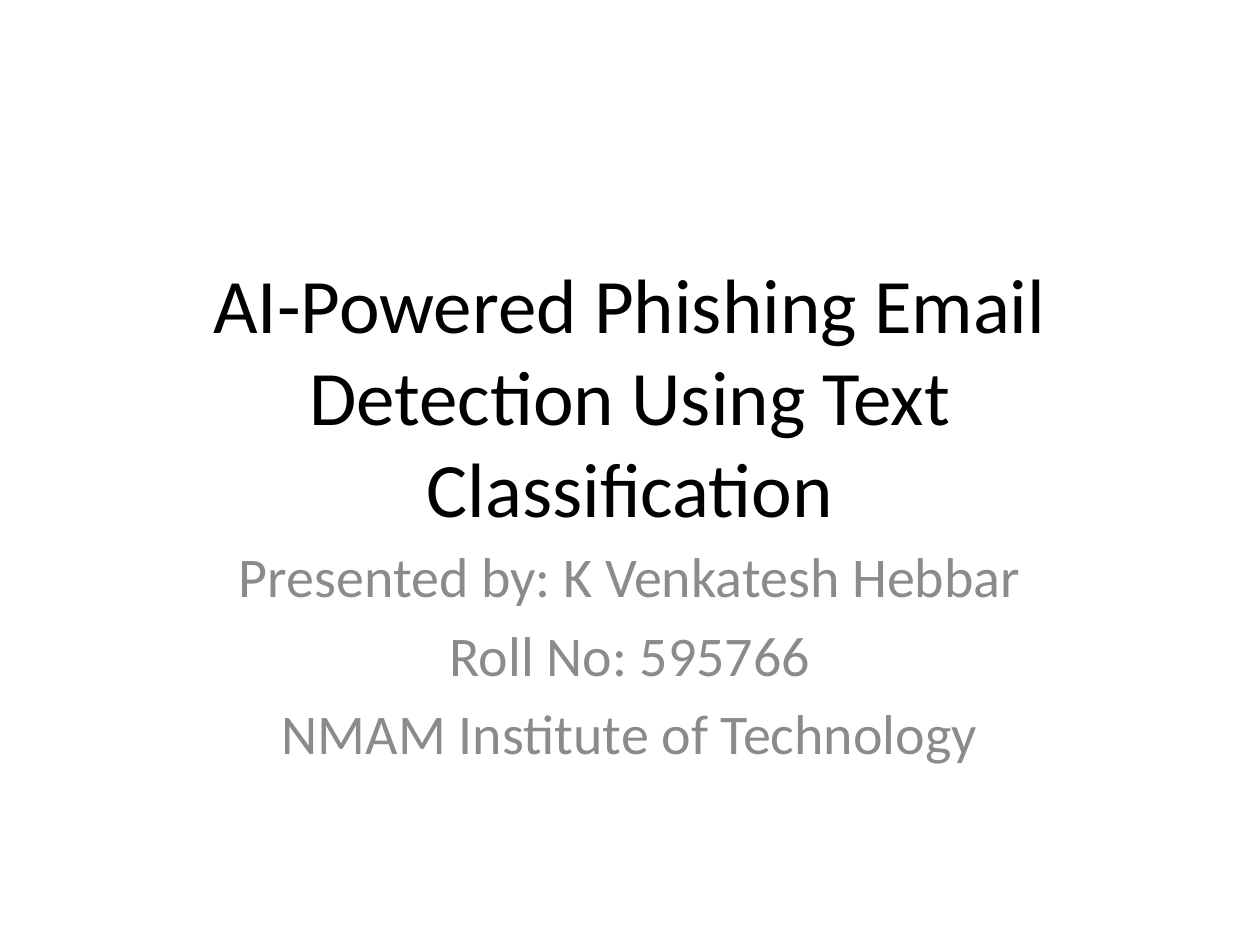
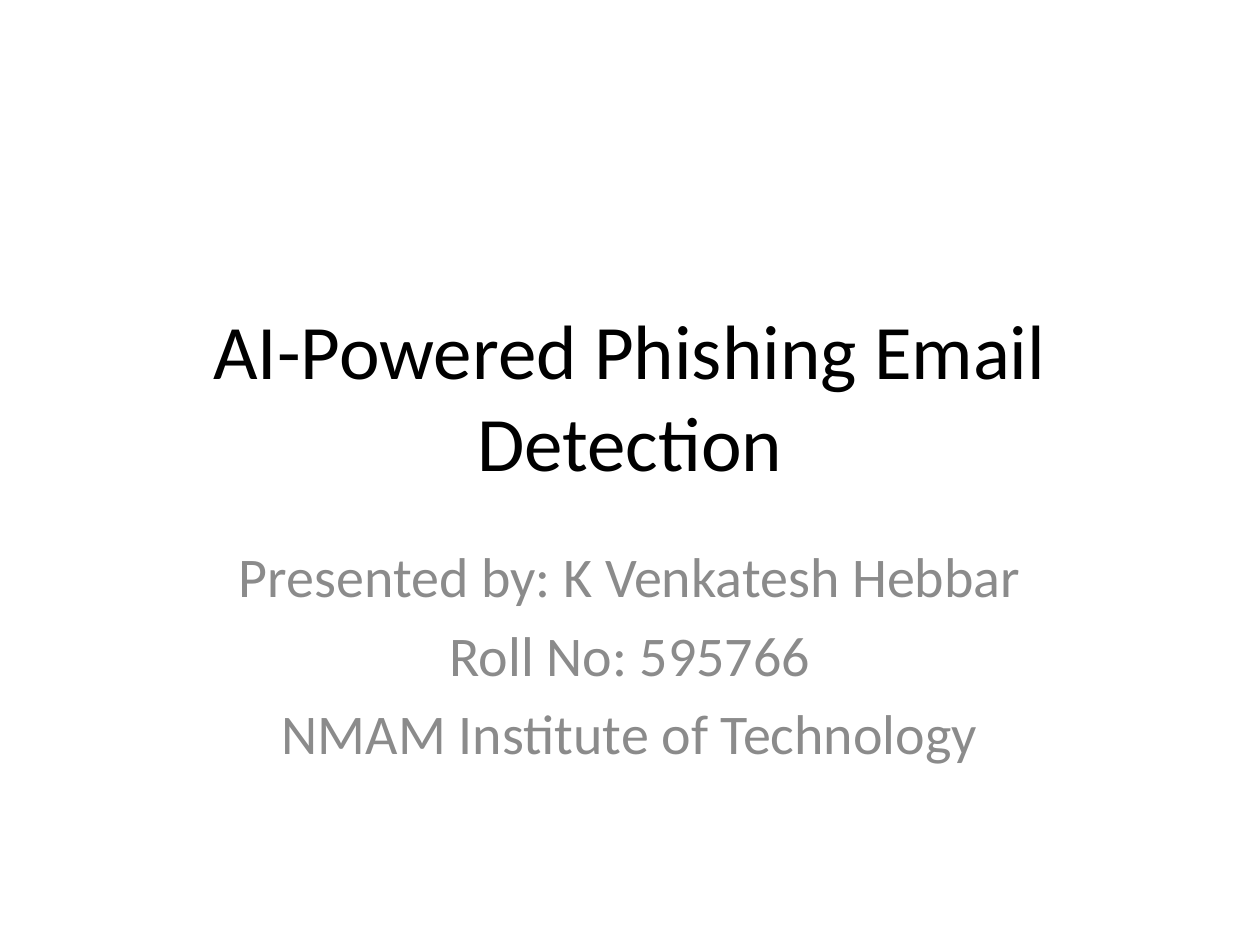
Before and after one commit to Venkat-sy/Internship, a slide deck: slide 1 of Final_Internship_Submission/Project_2_Phishing_Email/fake_mail_project_ppt.pptx. Drawn at 1260x945 pixels with LibreOffice and Linux fonts; fonts in the diff are those of the drawing. Boxes give left, top, right and bottom in pixels: in the first picture for what was removed or moved away, otherwise in the second. Text is boxed around its words. In the diff, an @@ line names an element or a change of style, - is before the commit and + after.

```diff
--- a/Final_Internship_Submission/Project_2_Phishing_Email/fake_mail_project_ppt.pptx
+++ b/Final_Internship_Submission/Project_2_Phishing_Email/fake_mail_project_ppt.pptx
@@ title at (213,325,1045,472): text changed @@
-AI-Powered Phishing Email Detection Using Text Classification
+AI-Powered Phishing Email Detection
```
Also in this commit, not shown: 1 slide added, 10 other files.
